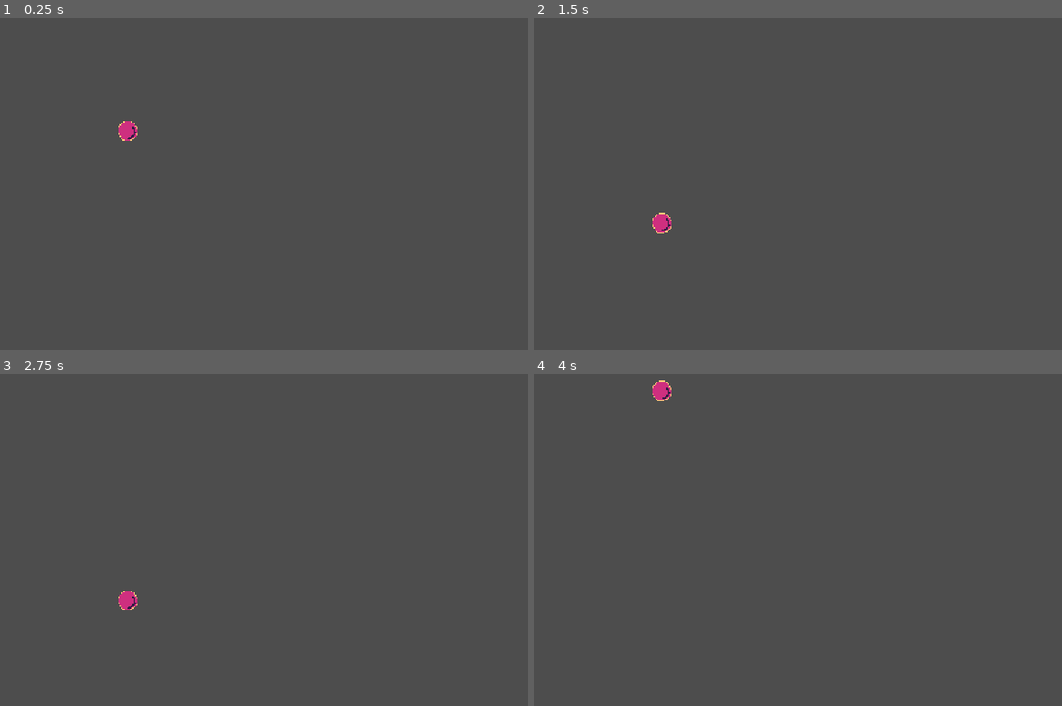
Above: before the commit, frames 1-4 (two rows, left to right).
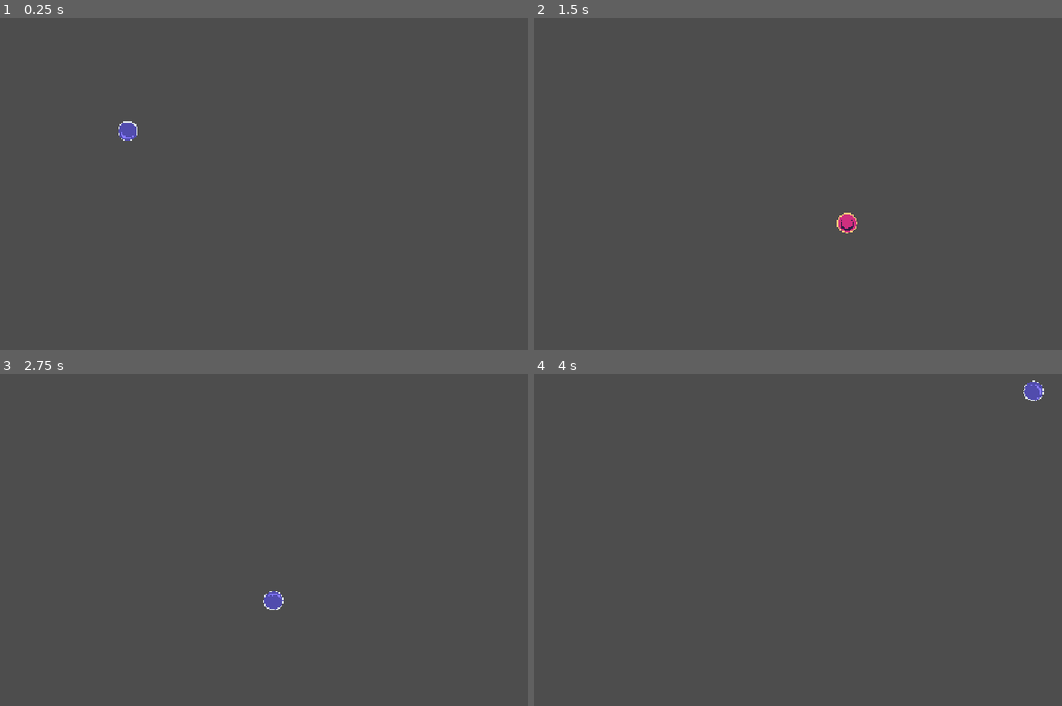
Above: after the commit, the same moments.

Repository: Unknown-device/Haven-game
Game: Godot game, scene res://main.tscn
The game is run twice, just before and just after one commit, with the same random seed, the same clock (stepped at 60 frames per second) and the same inputs.
Inputs:
- Up to frame 1 (0.25 s): no input
- Up to frame 2 (1.5 s): hold Right (ui_right) 0.53-1.28 s; hold Left (ui_left) from 1.28 s (still down)
- Up to frame 3 (2.75 s): release Left (ui_left) at 2.03 s; hold Right (ui_right) from 2.03 s (still down)
- Up to frame 4 (4 s): release Right (ui_right) at 3.53 s; hold Left (ui_left) from 3.53 s (still down)

The runs differ from the first frame. In frame 1, 0.2% of the frame differs, in the area x 22-27%, y 31-38%; in frame 2, 0.4%, in the area x 22-62%, y 58-65%; in frame 3, 0.3%; in frame 4, 0.4%.

Commit message:
controlls

Diff:
--- a/ball.tscn
+++ b/ball.tscn
@@ -1,16 +1,117 @@
 [gd_scene format=3 uid="uid://neafyrt5gjco"]
 
-[ext_resource type="Texture2D" uid="uid://gngotnlh21p3" path="res://Assets/ball_rot.png" id="1_x8fbi"]
+[ext_resource type="Texture2D" uid="uid://d1st1ea30twac" path="res://Assets/ball_blau_animation.png" id="1_41u45"]
+[ext_resource type="Texture2D" uid="uid://c2j2h4yp216lj" path="res://Assets/ball_rot_animation.png" id="2_ktgx5"]
+
+[sub_resource type="AtlasTexture" id="AtlasTexture_hgol0"]
+atlas = ExtResource("1_41u45")
+region = Rect2(0, 0, 32, 32)
+
+[sub_resource type="AtlasTexture" id="AtlasTexture_n5601"]
+atlas = ExtResource("1_41u45")
+region = Rect2(32, 0, 32, 32)
+
+[sub_resource type="AtlasTexture" id="AtlasTexture_gchj4"]
+atlas = ExtResource("1_41u45")
+region = Rect2(64, 0, 32, 32)
+
+[sub_resource type="AtlasTexture" id="AtlasTexture_01kih"]
+atlas = ExtResource("1_41u45")
+region = Rect2(96, 0, 32, 32)
+
+[sub_resource type="AtlasTexture" id="AtlasTexture_1iob0"]
+atlas = ExtResource("1_41u45")
+region = Rect2(128, 0, 32, 32)
+
+[sub_resource type="AtlasTexture" id="AtlasTexture_0jqm0"]
+atlas = ExtResource("1_41u45")
+region = Rect2(160, 0, 32, 32)
+
+[sub_resource type="AtlasTexture" id="AtlasTexture_nidkk"]
+atlas = ExtResource("1_41u45")
+region = Rect2(192, 0, 32, 32)
+
+[sub_resource type="AtlasTexture" id="AtlasTexture_vb544"]
+atlas = ExtResource("2_ktgx5")
+region = Rect2(0, 0, 32, 32)
+
+[sub_resource type="AtlasTexture" id="AtlasTexture_mkf06"]
+atlas = ExtResource("2_ktgx5")
+region = Rect2(32, 0, 32, 32)
+
+[sub_resource type="AtlasTexture" id="AtlasTexture_tqsku"]
+atlas = ExtResource("2_ktgx5")
+region = Rect2(64, 0, 32, 32)
+
+[sub_resource type="AtlasTexture" id="AtlasTexture_n0txf"]
+atlas = ExtResource("2_ktgx5")
+region = Rect2(96, 0, 32, 32)
+
+[sub_resource type="AtlasTexture" id="AtlasTexture_uladk"]
+atlas = ExtResource("2_ktgx5")
+region = Rect2(128, 0, 32, 32)
+
+[sub_resource type="AtlasTexture" id="AtlasTexture_dk2f7"]
+atlas = ExtResource("2_ktgx5")
+region = Rect2(160, 0, 32, 32)
+
+[sub_resource type="AtlasTexture" id="AtlasTexture_xnag7"]
+atlas = ExtResource("2_ktgx5")
+region = Rect2(192, 0, 32, 32)
 
 [sub_resource type="SpriteFrames" id="SpriteFrames_mojyh"]
 animations = [{
 "frames": [{
 "duration": 1.0,
-"texture": ExtResource("1_x8fbi")
+"texture": SubResource("AtlasTexture_hgol0")
+}, {
+"duration": 1.0,
+"texture": SubResource("AtlasTexture_n5601")
+}, {
+"duration": 1.0,
+"texture": SubResource("AtlasTexture_gchj4")
+}, {
+"duration": 1.0,
+"texture": SubResource("AtlasTexture_01kih")
+}, {
+"duration": 1.0,
+"texture": SubResource("AtlasTexture_1iob0")
+}, {
+"duration": 1.0,
+"texture": SubResource("AtlasTexture_0jqm0")
+}, {
+"duration": 1.0,
+"texture": SubResource("AtlasTexture_nidkk")
 }],
 "loop": 1,
-"name": &"default",
-"speed": 5.0
+"name": &"blau",
+"speed": 10.0
+}, {
+"frames": [{
+"duration": 1.0,
+"texture": SubResource("AtlasTexture_vb544")
+}, {
+"duration": 1.0,
+"texture": SubResource("AtlasTexture_mkf06")
+}, {
+"duration": 1.0,
+"texture": SubResource("AtlasTexture_tqsku")
+}, {
+"duration": 1.0,
+"texture": SubResource("AtlasTexture_n0txf")
+}, {
+"duration": 1.0,
+"texture": SubResource("AtlasTexture_uladk")
+}, {
+"duration": 1.0,
+"texture": SubResource("AtlasTexture_dk2f7")
+}, {
+"duration": 1.0,
+"texture": SubResource("AtlasTexture_xnag7")
+}],
+"loop": 1,
+"name": &"rot",
+"speed": 10.0
 }]
 
 [sub_resource type="CircleShape2D" id="CircleShape2D_mojyh"]
@@ -21,6 +122,8 @@
 
 [node name="AnimatedSprite2D" type="AnimatedSprite2D" parent="." unique_id=1214180839]
 sprite_frames = SubResource("SpriteFrames_mojyh")
+animation = &"blau"
+autoplay = "blau"
 
 [node name="CollisionShape2D" type="CollisionShape2D" parent="." unique_id=686452494]
 shape = SubResource("CircleShape2D_mojyh")
--- a/fall.gd
+++ b/fall.gd
@@ -12,9 +12,20 @@
 func _process(delta: float) -> void:
 	pass
 
+@export var move_force := 1500.0
+@export var max_speed := 400.0
+
+func _physics_process(_delta: float) -> void:
+	var dir := Input.get_axis("ui_left", "ui_right")   # -1, 0 or 1
+	if dir * linear_velocity.x < max_speed:
+		apply_central_force(Vector2(dir * move_force, 0))
+
 func _on_body_entered(body: Node) -> void:
 	print(body.get_path())
+	var sprite: AnimatedSprite2D = $AnimatedSprite2D
 	if body == $"../Pluspol":
+		sprite.play("rot")
 		self.gravity_scale = -1
 	if body == $"../Minuspol":
 		self.gravity_scale = 1
+		sprite.play("blau")
Not shown, added: Assets/ball_blau_animation.png.import
Not shown, added: Assets/ball_rot_animation.png.import
